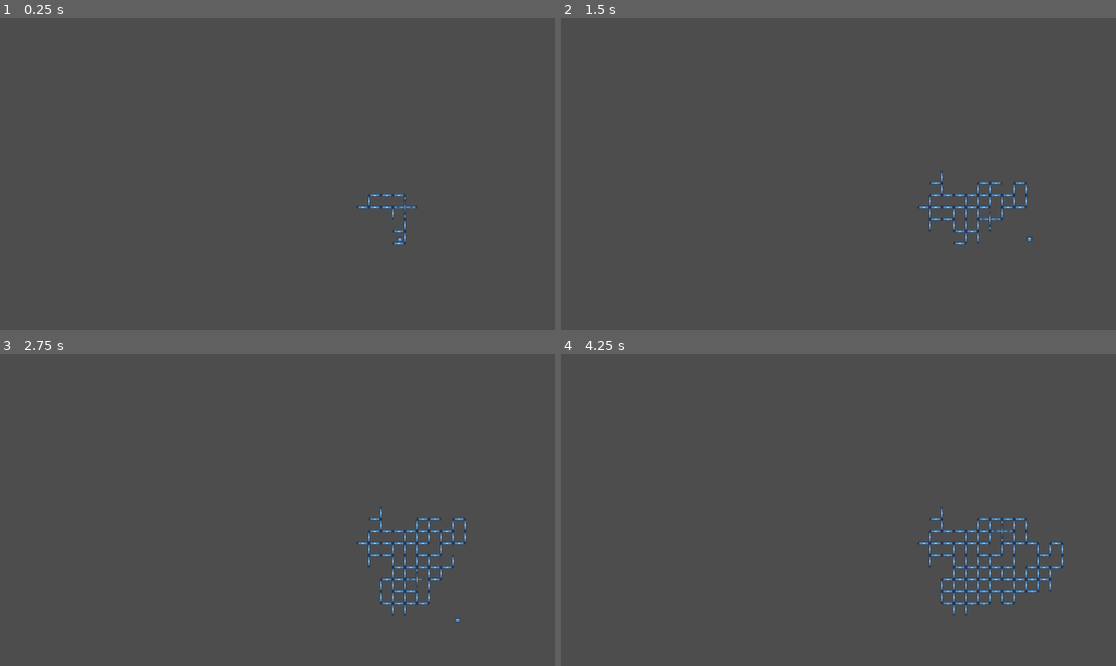
Above: before the commit, frames 1-4 (two rows, left to right).
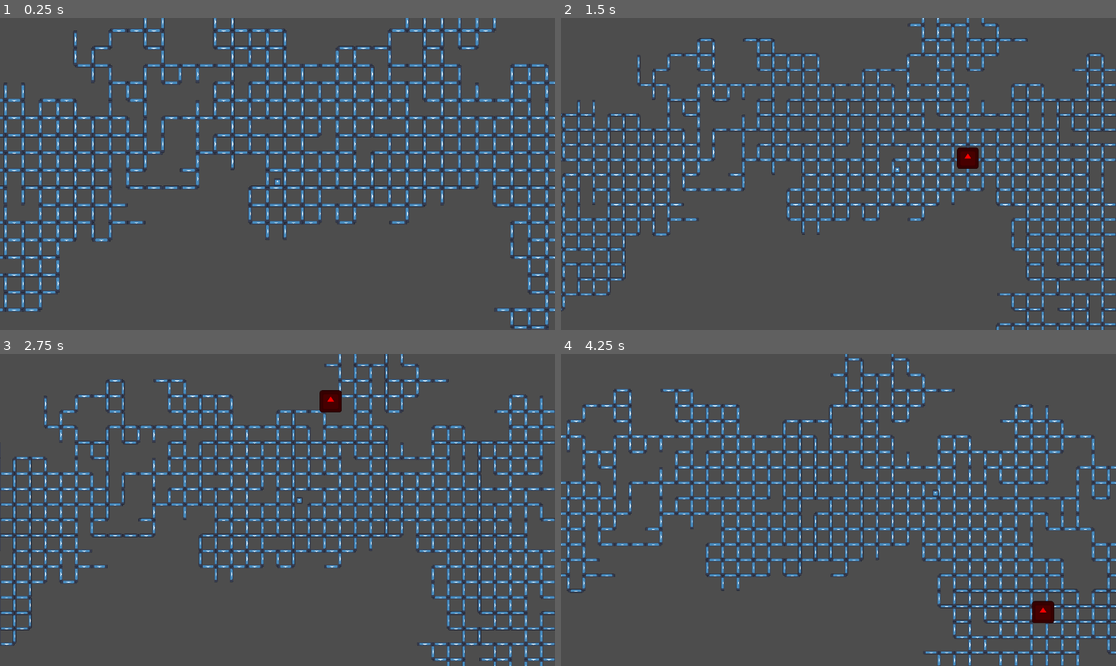
Above: after the commit, the same moments.

Repository: Kurooco/TwoDays
Game: Godot game, scene res://main.tscn
Two runs of this game, one before a commit and one after it. Both use one fixed random seed, a clock stepped at 60 frames per second and the inputs below. The engine's default icon, where the game draws it, is replaced by a stand-in: a white triangle on a blue panel in a dark square.
Inputs (mouse positions are in pixels of both pictures, inside the frame that each line leads up to):
- Up to frame 1 (0.25 s): no input
- Up to frame 2 (1.5 s): move the mouse to (960, 158) at 0.52 s; hold D (right) from 0.53 s (still down); click (960, 158) at 0.6 s; tap W (up) at 0.77 s; tap C (toggle camera, bound only after the commit) at 0.8, 1.35 s; move the mouse to (727, 189) at 1.27 s
- Up to frame 3 (2.75 s): tap W (up) at 1.52 s; click (166, 525) at 1.55 s; move the mouse to (333, 441) at 2.02 s; release D (right) at 2.03 s; hold A (left) from 2.03 s (still down); click (333, 441) at 2.1 s; tap C (toggle camera, bound only after the commit) at 2.3 s
- Up to frame 4 (4.25 s): move the mouse to (810, 572) at 2.77 s; release A (left) at 2.78 s; hold D (right) from 2.78 s (still down); tap C (toggle camera, bound only after the commit) at 2.85, 3.8 s; tap W (up) at 3.02, 3.77 s; click (810, 572) at 3.05 s; move the mouse to (1005, 556) at 3.52 s; click (1005, 556) at 3.6 s

The runs differ from the first frame. In frame 1, 15% of the frame differs, in the area x 0-100%, y 0-100%; in frame 2, 14%; in frame 3, 15%; in frame 4, 15%.

Commit message:
camera can be toggled between two different views

Diff:
--- a/builder.gd
+++ b/builder.gd
@@ -5,20 +5,28 @@
 @export var worldmap : Node
 var taken_spots = {}
 var direction_map = {0: Vector2.UP, 1: Vector2.RIGHT, 2: Vector2.DOWN, 3: Vector2.LEFT}
+var target_position = null
+var placed = 0
 
 const GRID_WIDTH = 50
 const GRID_HEIGHT = 50
+var grid_border
+const STARTING_AMOUNT = 2000
 
 # Called when the node enters the scene tree for the first time.
 func _ready():
+	grid_border = get_viewport_rect().size*2
 	move_and_place(1)
-	for i in 10:
+	while placed < STARTING_AMOUNT:
 		move_random_and_place()
-
 
 # Called every frame. 'delta' is the elapsed time since the previous frame.
 func _process(delta):
-	pass
+	if(Input.is_action_just_pressed("call builder")):
+		target_position = get_global_mouse_position()
+		$"../Target".global_position = target_position
+		#$CanvasLayer/Target.global_position = target_position/4 + (grid_border)/2
+		$"../Target".show()
 
 func move_and_place(dir):
 	var direction = move(dir)
@@ -37,6 +45,7 @@
 	new_piece.global_position = placement_position
 	taken_spots[placement_position] = new_piece
 	worldmap.add_child.call_deferred(new_piece)
+	placed += 1
 
 func move_random_and_place():
 	move_and_place(randi()%4)
@@ -48,11 +57,26 @@
 
 func move(direction):
 	var prev_position = Vector2(global_position)
-	var size = get_viewport_rect().size
+	var size = grid_border
 	global_position += direction_map[direction] * (GRID_HEIGHT if direction % 2 == 0 else GRID_WIDTH)
 	if global_position.x > size.x || global_position.x < -size.x || global_position.y > size.y || global_position.y < -size.y:
 		global_position = prev_position
 	return direction
 
 func _on_timer_timeout():
-	move_random_and_place()
+	if(target_position != null && randi()%3 != 0):
+		if(abs(target_position.x - global_position.x) > abs(target_position.y - global_position.y)):
+			if(target_position.x - global_position.x < 0):
+				move_and_place(3)
+			else:
+				move_and_place(1)
+		else:
+			if(target_position.y - global_position.y < 0):
+				move_and_place(0)
+			else:
+				move_and_place(2)
+		if(global_position.distance_to(target_position) < 60):
+			target_position = null
+			$"../Target".hide()
+	else:
+		move_random_and_place()
--- a/builder.tscn
+++ b/builder.tscn
@@ -4,20 +4,29 @@
 [ext_resource type="Texture2D" uid="uid://54xw02u713du" path="res://icon.svg" id="1_u8jal"]
 
 [node name="Node2D" type="Node2D"]
+
+[node name="Builder" type="Node2D" parent="."]
 scale = Vector2(0.5, 0.5)
 script = ExtResource("1_qaepj")
 
-[node name="Sprite2D" type="Sprite2D" parent="."]
+[node name="Sprite2D" type="Sprite2D" parent="Builder"]
 scale = Vector2(1, 0.078125)
 texture = ExtResource("1_u8jal")
 
-[node name="Sprite2D2" type="Sprite2D" parent="."]
+[node name="Sprite2D2" type="Sprite2D" parent="Builder"]
 rotation = 1.5708
 scale = Vector2(1, 0.078125)
 texture = ExtResource("1_u8jal")
 
-[node name="Timer" type="Timer" parent="."]
-wait_time = 0.001
+[node name="Timer" type="Timer" parent="Builder"]
+wait_time = 0.1
 autostart = true
 
-[connection signal="timeout" from="Timer" to="." method="_on_timer_timeout"]
+[node name="Target" type="Sprite2D" parent="."]
+visible = false
+modulate = Color(1, 0, 0, 1)
+position = Vector2(138.25, 88.25)
+scale = Vector2(0.558594, 0.558594)
+texture = ExtResource("1_u8jal")
+
+[connection signal="timeout" from="Builder/Timer" to="Builder" method="_on_timer_timeout"]
--- a/main.tscn
+++ b/main.tscn
@@ -10,11 +10,12 @@
 [node name="Node2D" parent="." instance=ExtResource("2_0ju8v")]
 position = Vector2(508, 249)
 
-[node name="Builder" parent="." node_paths=PackedStringArray("worldmap") instance=ExtResource("3_wdqlh")]
+[node name="Builder" parent="." instance=ExtResource("3_wdqlh")]
 position = Vector2(479, 288)
+
+[node name="Builder" parent="Builder" index="0" node_paths=PackedStringArray("worldmap")]
 platform = ExtResource("1_ok1pe")
 pole = ExtResource("4_jeu6f")
-worldmap = NodePath("..")
+worldmap = NodePath("../..")
 
-[node name="Camera2D" type="Camera2D" parent="."]
-zoom = Vector2(0.5, 0.5)
+[editable path="Builder"]
--- a/player.gd
+++ b/player.gd
@@ -3,7 +3,7 @@
 
 const SPEED = 300.0
 const JUMP_VELOCITY = -320.0
-const TERMINAL_VELOCITY = 150
+const TERMINAL_VELOCITY = 250
 
 # Get the gravity from the project settings to be synced with RigidBody nodes.
 var gravity = ProjectSettings.get_setting("physics/2d/default_gravity")
--- a/player.tscn
+++ b/player.tscn
@@ -1,11 +1,13 @@
-[gd_scene load_steps=4 format=3 uid="uid://7gp3tb8il7xm"]
+[gd_scene load_steps=5 format=3 uid="uid://7gp3tb8il7xm"]
 
 [ext_resource type="Script" path="res://player.gd" id="1_12cno"]
+[ext_resource type="Script" path="res://player_controller.gd" id="1_iedtl"]
 [ext_resource type="Texture2D" uid="uid://54xw02u713du" path="res://icon.svg" id="2_tipfi"]
 
 [sub_resource type="RectangleShape2D" id="RectangleShape2D_cg5n3"]
 
 [node name="Node2D" type="Node2D"]
+script = ExtResource("1_iedtl")
 
 [node name="CharacterBody2D" type="CharacterBody2D" parent="."]
 script = ExtResource("1_12cno")
@@ -18,3 +20,5 @@
 position = Vector2(5.96046e-08, 2.98023e-08)
 scale = Vector2(0.160156, 0.160156)
 texture = ExtResource("2_tipfi")
+
+[node name="Camera2D" type="Camera2D" parent="."]
--- /dev/null
+++ b/player_controller.gd
@@ -0,0 +1,19 @@
+extends Node2D
+
+var camera_mode = false
+
+# Called when the node enters the scene tree for the first time.
+func _ready():
+	pass # Replace with function body.
+
+
+# Called every frame. 'delta' is the elapsed time since the previous frame.
+func _process(delta):
+	if(Input.is_action_just_pressed("toggle camera")):
+		camera_mode = !camera_mode
+	if(camera_mode):
+		$Camera2D.position = lerp($Camera2D.position, $CharacterBody2D.position, .03)
+		$Camera2D.zoom = lerp($Camera2D.zoom, Vector2(.9, .9), .03)
+	else:
+		$Camera2D.position = lerp($Camera2D.position, Vector2(0, 0), .03)
+		$Camera2D.zoom = lerp($Camera2D.zoom, Vector2(.25, .25), .03)
--- a/project.godot
+++ b/project.godot
@@ -45,6 +45,16 @@
 , Object(InputEventKey,"resource_local_to_scene":false,"resource_name":"","device":-1,"window_id":0,"alt_pressed":false,"shift_pressed":false,"ctrl_pressed":false,"meta_pressed":false,"pressed":false,"keycode":0,"physical_keycode":4194321,"key_label":0,"unicode":0,"echo":false,"script":null)
 ]
 }
+"call builder"={
+"deadzone": 0.5,
+"events": [Object(InputEventMouseButton,"resource_local_to_scene":false,"resource_name":"","device":-1,"window_id":0,"alt_pressed":false,"shift_pressed":false,"ctrl_pressed":false,"meta_pressed":false,"button_mask":0,"position":Vector2(0, 0),"global_position":Vector2(0, 0),"factor":1.0,"button_index":1,"canceled":false,"pressed":false,"double_click":false,"script":null)
+]
+}
+"toggle camera"={
+"deadzone": 0.5,
+"events": [Object(InputEventKey,"resource_local_to_scene":false,"resource_name":"","device":-1,"window_id":0,"alt_pressed":false,"shift_pressed":false,"ctrl_pressed":false,"meta_pressed":false,"pressed":false,"keycode":0,"physical_keycode":67,"key_label":0,"unicode":99,"echo":false,"script":null)
+]
+}
 
 [rendering]
 
